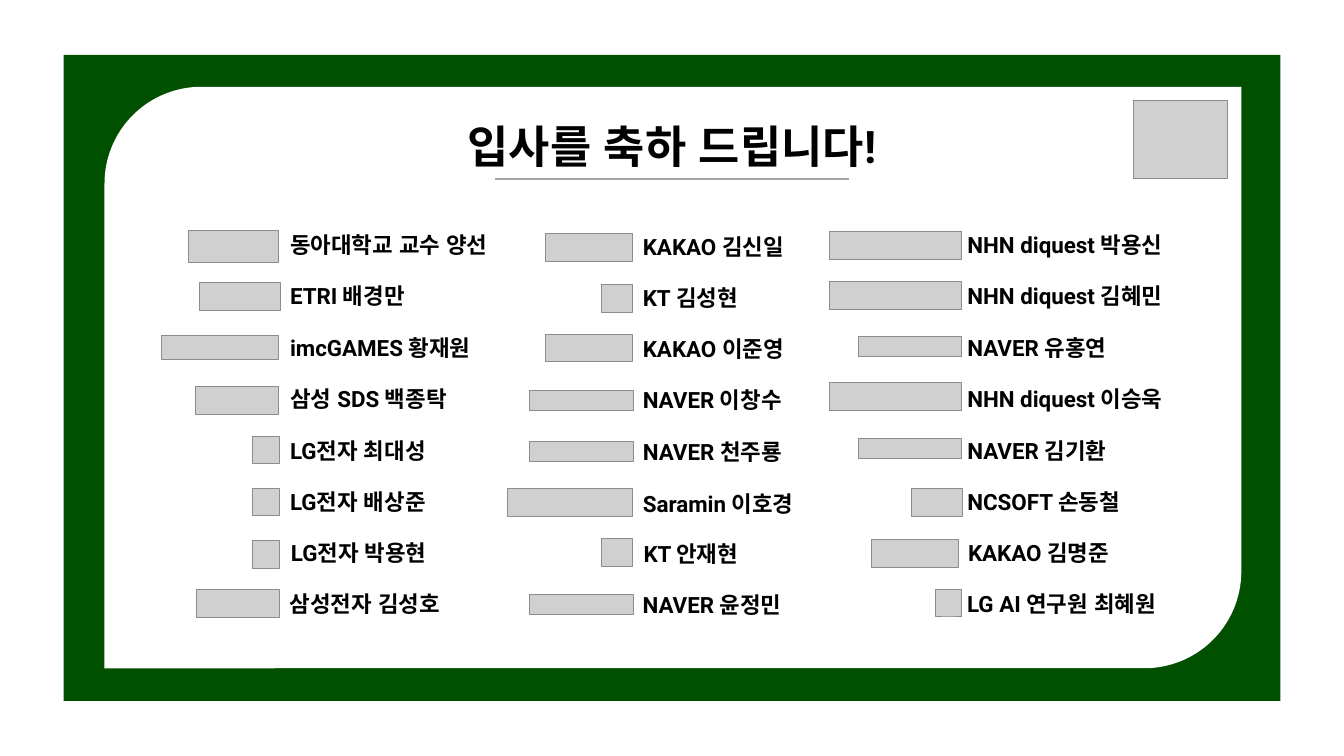
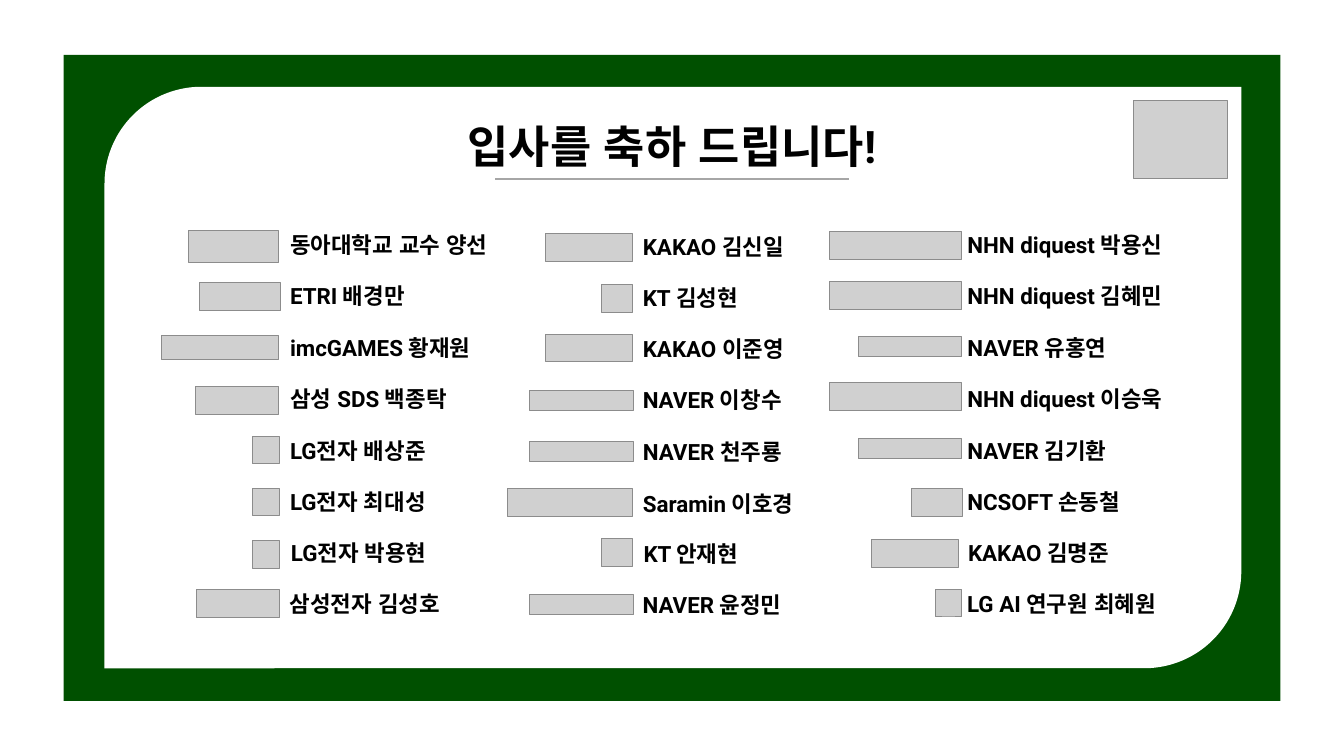
Before and after one commit to NLPlab-skku/NLPlab-skku.github.io, a slide deck: slide 2 of assets/img/notice/template.pptx. Drawn at 1344x756 pixels with LibreOffice and Linux fonts; fonts in the diff are those of the drawing; grey boxes stand for pictures. Boxes give left, top, right and bottom in pixels: in the first picture for what was removed or moved away, otherwise in the second. Text is boxed around its words. In the diff, an @@ line names an element or a change of style, - is before the commit and + after.

```diff
--- a/assets/img/notice/template.pptx
+++ b/assets/img/notice/template.pptx
@@ text "LG전자 배상준": place and size @@
-text "LG전자 배상준" at box(290, 491, 426, 512)
+text "LG전자 배상준" at box(290, 440, 426, 461)
@@ text "LG전자 최대성": place and size @@
-text "LG전자 최대성" at box(290, 440, 426, 461)
+text "LG전자 최대성" at box(290, 491, 426, 512)
```
Also in this commit, not shown: 1 other slide changed, 2 other files.
